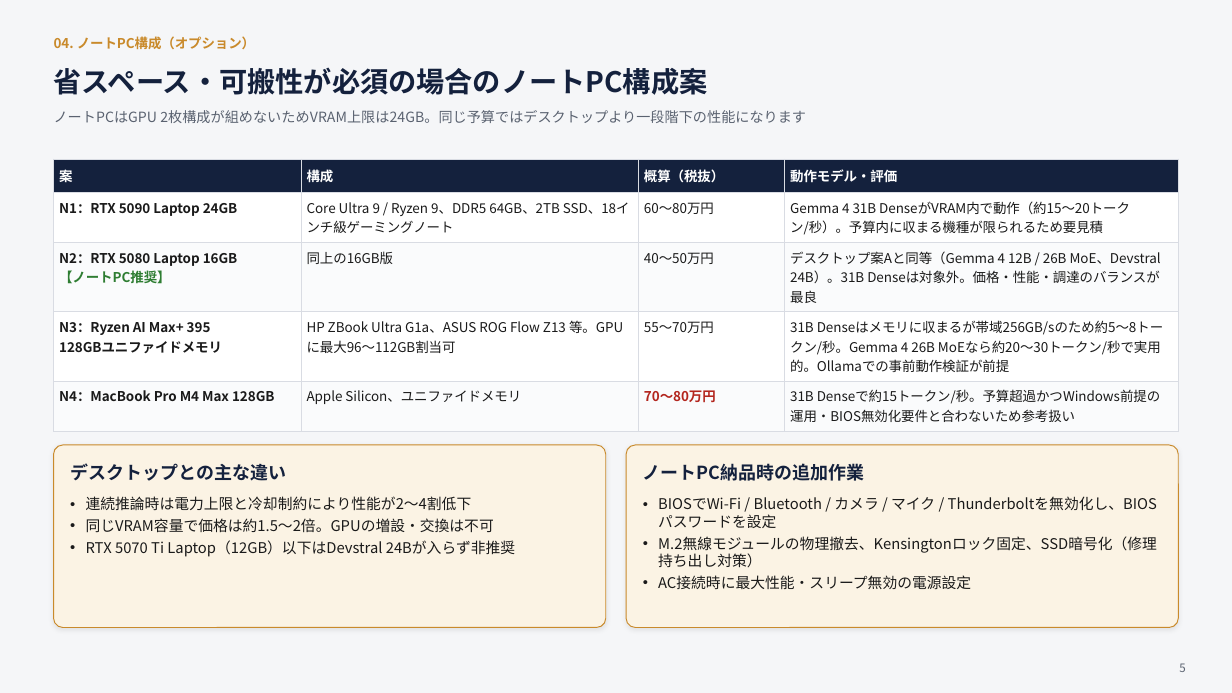
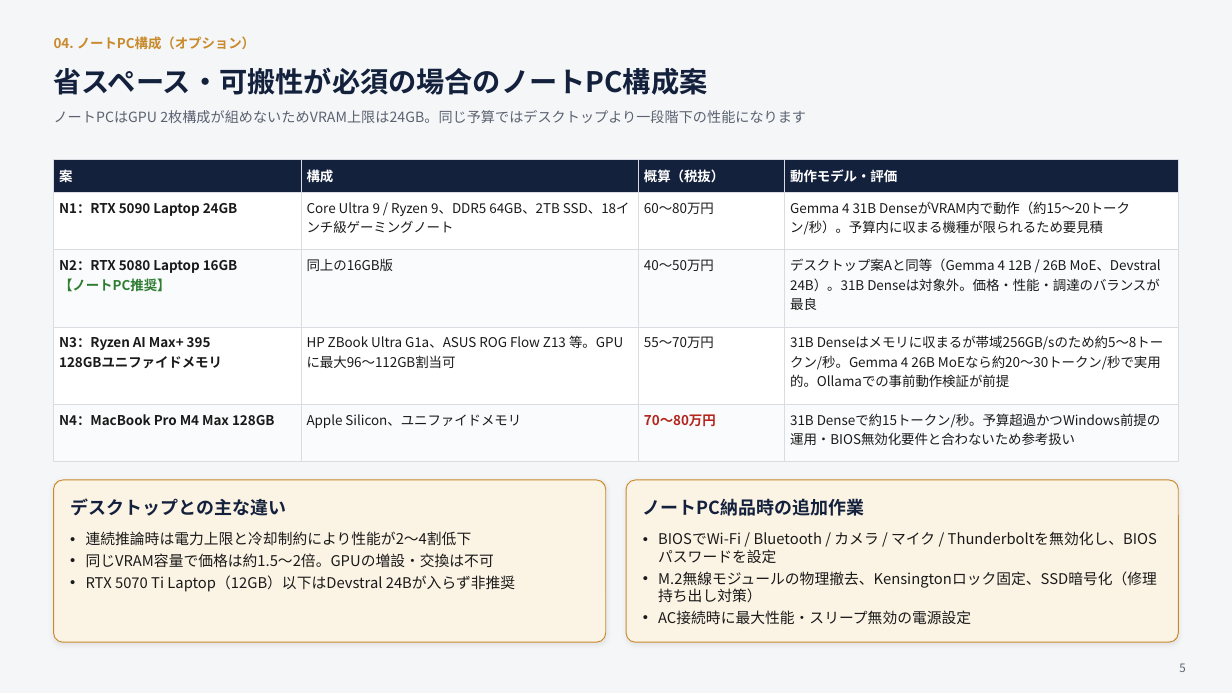
Before and after one commit to EN-Office/EN-Office, a slide deck: slide 5 of docs/proposal/local_llm_proposal_v2.pptx. Drawn at 1232x693 pixels with LibreOffice and Linux fonts; fonts in the diff are those of the drawing. Boxes give left, top, right and bottom in pixels: in the first picture for what was removed or moved away, otherwise in the second. Text is boxed around its words. In the diff, an @@ line names an element or a change of style, - is before the commit and + after.

```diff
--- a/docs/proposal/local_llm_proposal_v2.pptx
+++ b/docs/proposal/local_llm_proposal_v2.pptx
@@ table: place and size @@
-table at <box>54,159,1178,426</box>
+table at <box>54,159,1178,449</box>
@@ rounded rectangle: place and size @@
-rounded rectangle at <box>54,445,606,628</box>
+rounded rectangle at <box>54,480,606,642</box>
@@ rounded rectangle at <box>54,480,606,642</box>: proportions changed @@
@@ rounded rectangle at <box>627,480,1179,642</box>: proportions changed @@
@@ rounded rectangle: place and size @@
-rounded rectangle at <box>627,445,1179,628</box>
+rounded rectangle at <box>627,480,1179,642</box>
@@ 4 texts: place and size @@
-4 texts at <box>70,463,1157,589</box>
+4 texts at <box>70,498,1157,624</box>
```
Also in this commit, not shown: 1 other slide changed, 3 other files.
